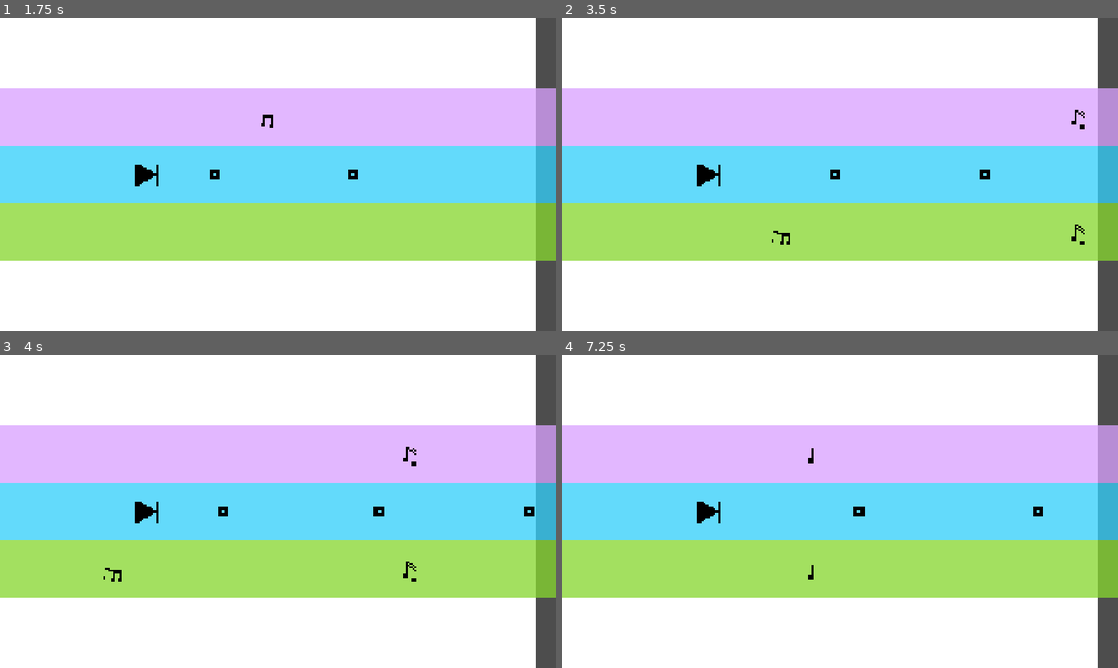
Above: before the commit, frames 1-4 (two rows, left to right).
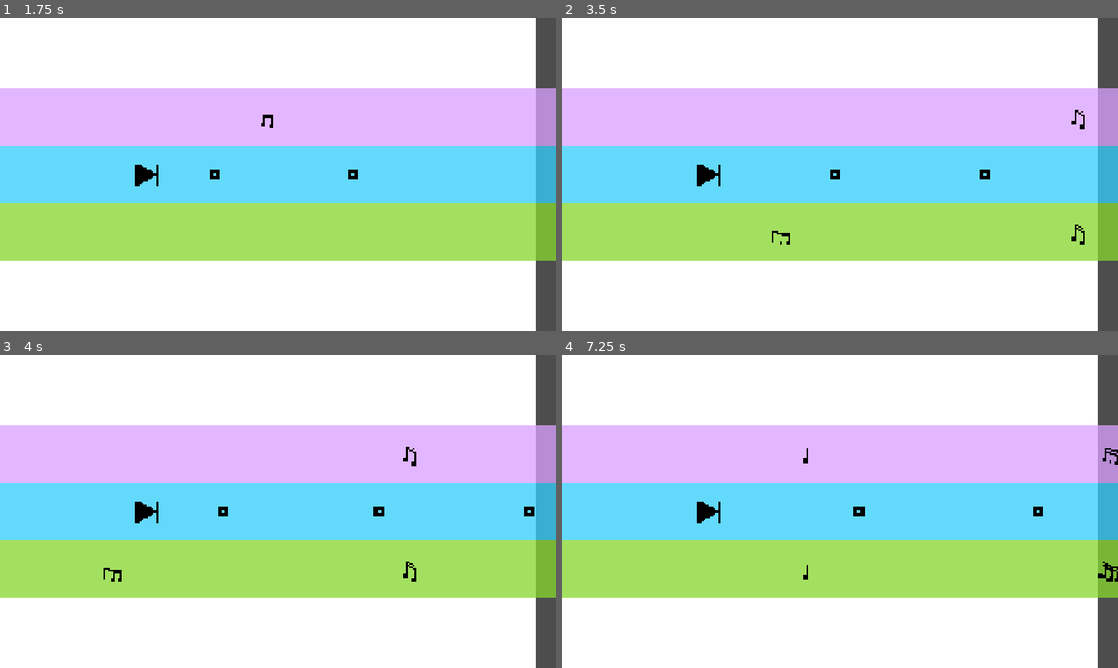
Above: after the commit, the same moments.

Repository: chorwat2137/haven-2026
Game: Godot game, scene res://scenes/main.tscn
Same seed, same stepped clock (60 frames per second), same inputs: the game is played once before the commit and once after it.
Inputs:
- Up to frame 1 (1.75 s): tap Enter (ui_accept) at 0.5, 0.77, 1.52 s; hold Right (ui_right) from 0.53 s (still down); tap Space (shoot) at 0.6, 1.35 s
- Up to frame 2 (3.5 s): release Right (ui_right) at 2.03 s; hold Left (ui_left) 2.03-2.78 s; tap Space (shoot) at 2.1, 2.85 s; hold Right (ui_right) from 2.78 s (still down); tap Enter (ui_accept) at 3.02 s
- Up to frame 3 (4 s): keep holding Right (ui_right); tap Space (shoot) at 3.6 s; tap Enter (ui_accept) at 3.77 s
- Up to frame 4 (7.25 s): release Right (ui_right) at 4.28 s; hold Left (ui_left) 4.28-5.03 s; tap Space (shoot) every 0.75 s from 4.35 to 6.6 s; tap Enter (ui_accept) at 4.52, 6.02, 6.77 s; hold Right (ui_right) 5.03-5.78 s; hold Left (ui_left) from 5.78 s (still down)

Frame 1 is identical in both runs. In frame 2, less than 0.1% of the frame differs, in the area x 37-94%, y 30-73%; in frame 3, less than 0.1%; in frame 4, 0.3%, in the area x 43-100%, y 29-73%.

Commit message:
Automatic sync

Diff:
--- a/scripts/main.gd
+++ b/scripts/main.gd
@@ -50,7 +50,8 @@
 func _process(delta: float) -> void:
 	if speed < MAX_SPEED:
 		speed += 0.01
-	score += cur_speed
+		cur_speed = speed
+	score += speed
 	$Player.position.x += speed * delta * 60
 	#$Spectrum.position.x = $Player.position.x - screen_size.x /2
 	$Linia.position.x = $Player.position.x - screen_size.x /2
